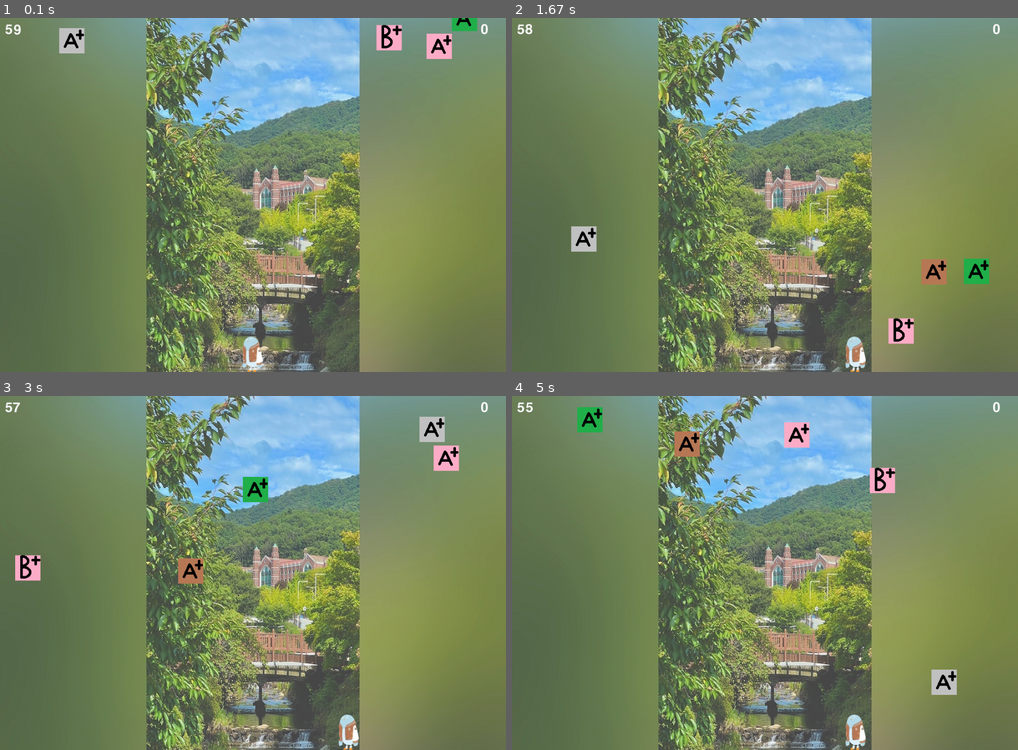
Above: before the commit, frames 1-4 (two rows, left to right).
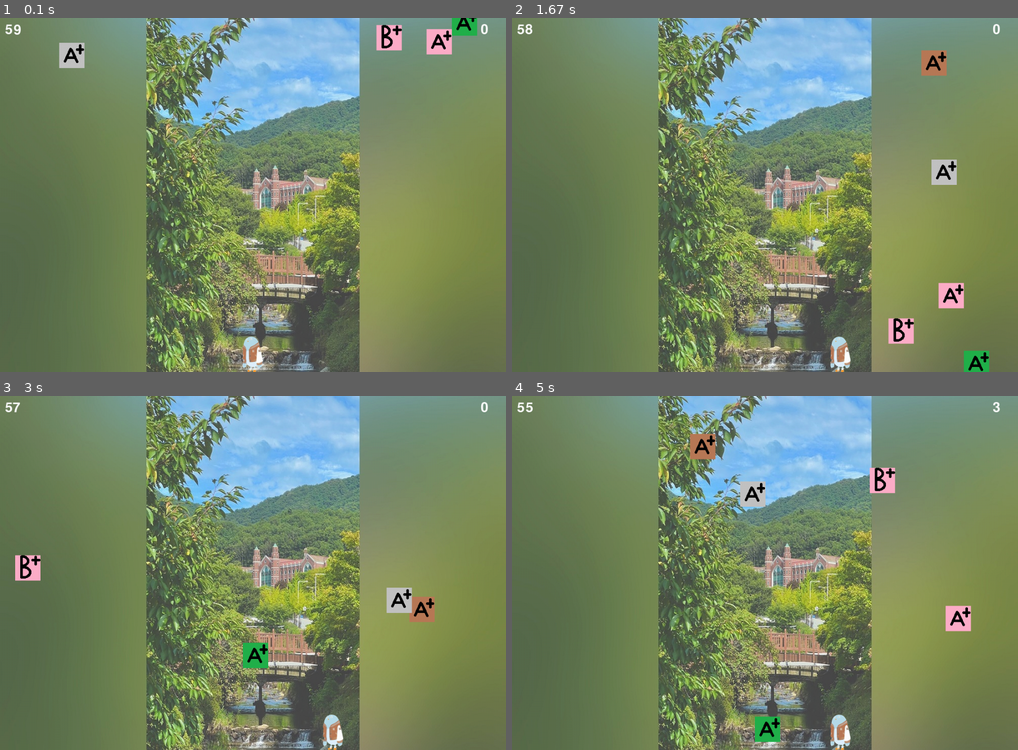
Above: after the commit, the same moments.

Repository: Burna0912/team_project
Game: pygame game, started from workspace/boo_pygame.py
Same seed, same stepped clock (60 frames per second), same inputs: the game is played once before the commit and once after it.
Inputs:
- Up to frame 1 (0.1 s): no input
- Up to frame 2 (1.67 s): hold Right 0.33-0.8 s; hold Right 0.83-1.3 s; hold Left from 1.33 s (still down)
- Up to frame 3 (3 s): release Left at 1.87 s; hold Left 1.9-2.3 s; hold Right 2.33-2.97 s
- Up to frame 4 (5 s): hold Left 3-3.47 s; hold Right 3.5-3.97 s; hold Right 4-4.47 s; hold Left from 4.5 s (still down)

The runs differ from the first frame. In frame 1, 0.9% of the frame differs, in the area x 11-95%, y 0-15%; in frame 2, 3.0%; in frame 3, 3.1%; in frame 4, 3.3%, in the area x 12-97%, y 1-100%.

Commit message:
speed changed

Diff:
--- a/workspace/boo_pygame.py
+++ b/workspace/boo_pygame.py
@@ -30,7 +30,7 @@
 BOO_height = BOO_size[1]
 BOO_x_pos = screen_width/2-BOO_width/2 #화면 가로 크기의 절반에 해당하도록, 중앙에 놓이도록
 BOO_y_pos = screen_height-BOO_height #화면 맨 아래에 캐릭터를 설치
-BOO_speed = 0.3
+BOO_speed = 0.25
 
 
 # 학점(A+, B+, C+, D+, F) 설정
@@ -42,7 +42,7 @@
 A_height = A_size[1] # 캐릭터의 세로 크기
 A_x_pos = random.randint(0, screen_width - A_width)
 A_y_pos = random.randint(-1000, 0)
-A_speed = 0.5
+A_speed = 0.25
 
 B = pygame.image.load("./../resource/images/scores/spring_A.png")
 B_size = B.get_rect().size # 이미지의 크기를 구해옴
@@ -50,7 +50,7 @@
 B_height = B_size[1] # 캐릭터의 세로 크기
 B_x_pos = random.randint(0, screen_width - B_width)
 B_y_pos = random.randint(-500, 0)
-B_speed = 0.43
+B_speed = 0.32
 
 C = pygame.image.load("./../resource/images/scores/spring_B.png")
 C_size = C.get_rect().size # 이미지의 크기를 구해옴
@@ -66,7 +66,7 @@
 D_height = D_size[1] # 캐릭터의 세로 크기
 D_x_pos = random.randint(0, screen_width - D_width)
 D_y_pos = random.randint(-120, 0)
-D_speed = 0.32
+D_speed = 0.43
 
 F = pygame.image.load("./../resource/images/scores/winter_A.png")
 F_size = F.get_rect().size # 이미지의 크기를 구해옴
@@ -74,7 +74,9 @@
 F_height = F_size[1] # 캐릭터의 세로 크기
 F_x_pos = random.randint(0, screen_width - F_width)
 F_y_pos = 0
-F_speed = 0.25
+F_speed = 0.6
+
+
 
 # 이동 좌표 설정
 to_x, to_y = 0, 0
@@ -209,7 +211,6 @@
         BOO_x_pos = 10000 #남은 시간이 0 일 때 부를 화면에 뜨지 않도록 처리
         A_x_pos, B_x_pos, C_x_pos, D_x_pos, F_x_pos = 10000, 10000, 10000, 10000, 10000
         screen.blit(GameOver,(0,0)) #남은 시간이 0 일 때 게임오버 화면 출력
-        screen.blit(timer, (-100, -100))
 
 
     screen.blit(BOO_brown, (BOO_x_pos,BOO_y_pos)) #부를 화면에 출력
@@ -219,8 +220,6 @@
     screen.blit(D, (D_x_pos, D_y_pos))
     screen.blit(F, (F_x_pos, F_y_pos))
 
-
-
     pygame.display.update()
 
 pygame.quit()
